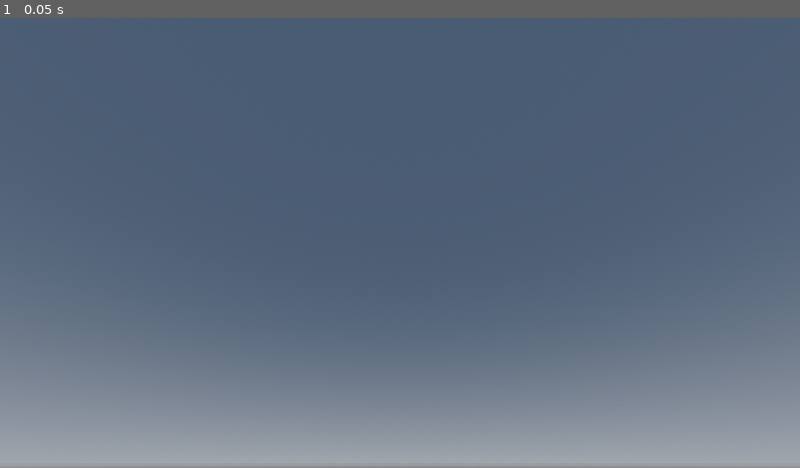
Above: before the commit, frame 1.
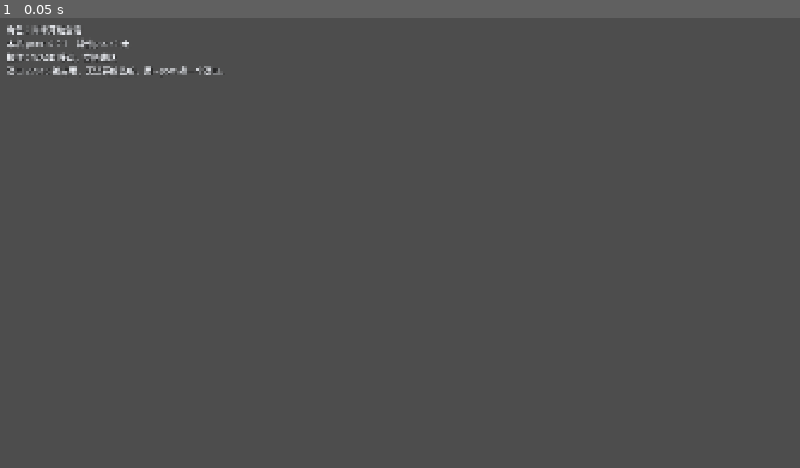
Above: after the commit, the same moment.

Repository: TCOTC/Moltenfrost
Game: Godot game, scene res://scenes/main.tscn
Two runs of this game, one before a commit and one after it. Both use one fixed random seed, a clock stepped at 60 frames per second and the inputs below.
Inputs:
- Up to frame 1 (0.05 s): no input

The runs differ from the first frame. In frame 1, 100% of the frame differs, in the area x 0-100%, y 0-100%.

Commit message:
实现联机连接层、无头服务端与角色同步骨架
联机形态：自建权威节点，主机与加入者之间用 ENet；不做单机同屏，
因此不需要处理“两人共用一套输入与一台相机”。

- scripts/net/net.gd 作为自动加载 Net，是全工程唯一直接使用 MultiplayerPeer
  的地方，其余脚本只用 multiplayer 与 Net.role，将来换传输层只需改这一个文件
- 命令行参数 --host / --join <地址> / --port，解析在 scripts/net/net_cmdline.gd
- 角色按连接的 peer 生成，位置用 MultiplayerSynchronizer 同步，相机只给本机角色
- headless 启动视为专用服务端，不生成本机角色；listen server 则由主机为自己
  生成一次，因为 peer_connected 不针对自己触发
- tools/net-smoke.mjs 无头起一个服务端与一个客户端，核对连接、角色生成
  与专用服务端语义

两真机实测（Windows 主机 + macOS 客户端，同一 Wi-Fi 网段）：一次连上，
客户端视角里主机 peer id 为 1。顺带记录四个坑：客户端 peer id 随机分配、
set_multiplayer_authority 必须放在 _enter_tree、spawn_function 不序列化，
以及全局类缓存为空时所有 class_name 都解析失败（症状像语法错，实为环境问题，
修法是跑一次 --import 重建注册表）。

Diff:
--- a/project.godot
+++ b/project.godot
@@ -15,6 +15,11 @@
 run/main_scene="res://scenes/main.tscn"
 config/features=PackedStringArray("4.7", "Forward Plus")
 config/icon="res://logo.png"
+run/flush_stdout_on_print=true
+
+[autoload]
+
+Net="*res://scripts/net/net.gd"
 
 [display]
 
@@ -25,6 +30,34 @@
 window/stretch/aspect="expand"
 window/size/mode.editor=0
 
+[input]
+
+move_forward={
+"deadzone": 0.2,
+"events": [Object(InputEventKey,"resource_local_to_scene":false,"resource_name":"","device":-1,"window_id":0,"alt_pressed":false,"shift_pressed":false,"ctrl_pressed":false,"meta_pressed":false,"pressed":false,"keycode":0,"physical_keycode":87,"key_label":0,"unicode":0,"location":0,"echo":false,"script":null)
+]
+}
+move_back={
+"deadzone": 0.2,
+"events": [Object(InputEventKey,"resource_local_to_scene":false,"resource_name":"","device":-1,"window_id":0,"alt_pressed":false,"shift_pressed":false,"ctrl_pressed":false,"meta_pressed":false,"pressed":false,"keycode":0,"physical_keycode":83,"key_label":0,"unicode":0,"location":0,"echo":false,"script":null)
+]
+}
+move_left={
+"deadzone": 0.2,
+"events": [Object(InputEventKey,"resource_local_to_scene":false,"resource_name":"","device":-1,"window_id":0,"alt_pressed":false,"shift_pressed":false,"ctrl_pressed":false,"meta_pressed":false,"pressed":false,"keycode":0,"physical_keycode":65,"key_label":0,"unicode":0,"location":0,"echo":false,"script":null)
+]
+}
+move_right={
+"deadzone": 0.2,
+"events": [Object(InputEventKey,"resource_local_to_scene":false,"resource_name":"","device":-1,"window_id":0,"alt_pressed":false,"shift_pressed":false,"ctrl_pressed":false,"meta_pressed":false,"pressed":false,"keycode":0,"physical_keycode":68,"key_label":0,"unicode":0,"location":0,"echo":false,"script":null)
+]
+}
+jump={
+"deadzone": 0.2,
+"events": [Object(InputEventKey,"resource_local_to_scene":false,"resource_name":"","device":-1,"window_id":0,"alt_pressed":false,"shift_pressed":false,"ctrl_pressed":false,"meta_pressed":false,"pressed":false,"keycode":0,"physical_keycode":32,"key_label":0,"unicode":0,"location":0,"echo":false,"script":null)
+]
+}
+
 [physics]
 
 3d/physics_engine="Jolt Physics"
--- a/scenes/main.tscn
+++ b/scenes/main.tscn
@@ -20,6 +20,12 @@
 [sub_resource type="BoxShape3D" id="BoxShape3D_1"]
 size = Vector3(20, 0.5, 20)
 
+[sub_resource type="BoxMesh" id="BoxMesh_step"]
+size = Vector3(4, 1, 4)
+
+[sub_resource type="BoxShape3D" id="BoxShape3D_step"]
+size = Vector3(4, 1, 4)
+
 [node name="Main" type="Node3D"]
 script = ExtResource("1_main")
 
@@ -30,9 +36,6 @@
 transform = Transform3D(1, 0, 0, 0, 0.5, -0.866025, 0, 0.866025, 0.5, 0, 10, 0)
 shadow_enabled = true
 
-[node name="Camera3D" type="Camera3D" parent="."]
-transform = Transform3D(1, 0, 0, 0, 0.8, -0.6, 0, 0.6, 0.8, 0, 12, 16)
-
 [node name="Ground" type="StaticBody3D" parent="."]
 
 [node name="Mesh" type="MeshInstance3D" parent="Ground"]
@@ -40,3 +43,30 @@
 
 [node name="Collision" type="CollisionShape3D" parent="Ground"]
 shape = SubResource("BoxShape3D_1")
+
+[node name="Step" type="StaticBody3D" parent="."]
+transform = Transform3D(1, 0, 0, 0, 1, 0, 0, 0, 1, -4, 0.75, -3)
+
+[node name="Mesh" type="MeshInstance3D" parent="Step"]
+mesh = SubResource("BoxMesh_step")
+
+[node name="Collision" type="CollisionShape3D" parent="Step"]
+shape = SubResource("BoxShape3D_step")
+
+[node name="Players" type="Node3D" parent="."]
+
+[node name="Spawner" type="MultiplayerSpawner" parent="Players"]
+spawn_path = NodePath("..")
+
+[node name="HUD" type="CanvasLayer" parent="."]
+
+[node name="Status" type="Label" parent="HUD"]
+offset_left = 16.0
+offset_top = 12.0
+offset_right = 1000.0
+offset_bottom = 160.0
+theme_override_colors/font_color = Color(0.97, 0.98, 1, 1)
+theme_override_colors/font_shadow_color = Color(0, 0, 0, 0.8)
+theme_override_constants/shadow_offset_x = 1
+theme_override_constants/shadow_offset_y = 1
+theme_override_font_sizes/font_size = 20
--- /dev/null
+++ b/scenes/player.tscn
@@ -0,0 +1,33 @@
+[gd_scene load_steps=4 format=3]
+
+[ext_resource type="Script" path="res://scripts/player.gd" id="1_player"]
+
+[sub_resource type="SceneReplicationConfig" id="SceneReplicationConfig_1"]
+properties/0/path = NodePath(".:position")
+properties/0/spawn = true
+properties/0/replication_mode = 1
+
+[sub_resource type="CapsuleShape3D" id="CapsuleShape3D_1"]
+radius = 0.4
+height = 1.8
+
+[sub_resource type="CapsuleMesh" id="CapsuleMesh_1"]
+radius = 0.4
+height = 1.8
+
+[node name="Player" type="CharacterBody3D"]
+script = ExtResource("1_player")
+
+[node name="Mesh" type="MeshInstance3D" parent="."]
+transform = Transform3D(1, 0, 0, 0, 1, 0, 0, 0, 1, 0, 0.9, 0)
+mesh = SubResource("CapsuleMesh_1")
+
+[node name="Collision" type="CollisionShape3D" parent="."]
+transform = Transform3D(1, 0, 0, 0, 1, 0, 0, 0, 1, 0, 0.9, 0)
+shape = SubResource("CapsuleShape3D_1")
+
+[node name="Sync" type="MultiplayerSynchronizer" parent="."]
+replication_config = SubResource("SceneReplicationConfig_1")
+
+[node name="Camera" type="Camera3D" parent="."]
+top_level = true
--- a/scripts/main.gd
+++ b/scripts/main.gd
@@ -1,22 +1,192 @@
 extends Node3D
-## 工程骨架的入口。
+## 工程入口：决定本机在本次会话里的角色，并把状态显示在 HUD 上。
 ##
-## 只做两件事：确认窗口模式符合当前生效的项目设置，并把实际分辨率打到控制台。
-## 打印这一行是为了让"是否真的用满屏幕"可核对——无头跑一次就能看到，
-## 不用靠肉眼盯着全屏画面猜。
+## 角色判定（参数解析见 scripts/net/net_cmdline.gd）：
+##   `--join <地址>`  连接到远端权威节点
+##   其余情况         开始监听，并且本机也是玩家（listen server）
+##   其中 headless    标记为专用服务端，本机不生成玩家角色
+## 也就是说"不带参数运行"等于本机开局，在编辑器里直接按运行就能调关卡与手感。
+## 目前还没有主菜单，所以默认值取最省事的那个；有菜单之后这里交给菜单决定。
 ##
 ## 关于开发期窗口化：project.godot 里写了 window/size/mode=3（全屏）与
-## window/size/mode.editor=0（窗口）。后者是特性标签覆盖，只在用编辑器程序跑的时候
+## window/size/mode.editor=0（窗口）。后者是特性标签覆盖，只在用编辑器程序运行的时候
 ## 生效——编辑器的「游戏嵌入」需要窗口模式，而导出产物的二进制不带 editor 特性，
 ## 取到的仍是全屏。所以下面用 get_setting_with_override 取值，让实际窗口状态跟上它。
 ## 注意：project.godot 里的注释在编辑器保存工程时会被删掉，说明写在这里。
 
 const MODE_SETTING := "display/window/size/mode"
+const PLAYER_SCENE := preload("res://scenes/player.tscn")
+## 生成位置沿一个圆均匀分布。槽位由服务端分配，因此不会出现两人重叠在同一个点。
+const SPAWN_SLOTS := 6
+const SPAWN_RADIUS := 4.0
+
+@onready var _players: Node3D = $Players
+@onready var _spawner: MultiplayerSpawner = $Players/Spawner
+@onready var _status: Label = $HUD/Status
+
+var _port: int = 0
+var _notice: String = ""
+## peer id 到槽位的对应，只在服务端维护。
+var _slots: Dictionary = {}
 
 
 func _ready() -> void:
 	_ensure_window_mode()
 	_report_display()
+
+	# 生成函数必须在任何生成请求之前设好。接收端要用它重建节点，
+	# 而引擎把它标为不序列化，所以不能写在场景文件里，只能在这里赋。
+	_spawner.spawn_function = _instantiate_player
+
+	multiplayer.peer_connected.connect(_on_peer_connected)
+	multiplayer.peer_disconnected.connect(_on_peer_disconnected)
+	Net.hosting_started.connect(_on_hosting_started)
+	Net.join_succeeded.connect(_on_join_succeeded)
+	Net.join_failed.connect(_on_join_failed)
+	Net.server_left.connect(_on_server_left)
+
+	_start_session()
+
+
+func _start_session() -> void:
+	var opts := NetCmdline.from_process()
+	_port = int(opts.get("port", Net.DEFAULT_PORT))
+
+	if opts.has("join"):
+		var address := String(opts["join"])
+		_set_notice("正在连接 %s:%d …" % [address, _port])
+		Net.join(address, _port)
+		return
+
+	# 没有 --join 就都当主机。headless 下没有窗口，也就没有本机玩家。
+	var dedicated := DisplayServer.get_name() == "headless"
+	if Net.host(_port, dedicated) != OK:
+		_set_notice("端口 %d 被占用，无法开始监听。用 --port 换一个端口。" % _port)
+		return
+	# 主机自己也是一个玩家，除非本次是无头的专用服务端。
+	# 本机是否为玩家只取决于运行模式，与它是权威节点这一点无关。
+	if not dedicated:
+		_spawn_player(Net.local_id())
+
+
+# ---------------------------------------------------------------- 玩家名单
+
+func _on_peer_connected(id: int) -> void:
+	print("[session] peer %d 已连接" % id)
+	# 只有服务端负责生成角色，其余 peer 等生成包到达即可。
+	if Net.is_server():
+		_spawn_player(id)
+	_refresh_status()
+
+
+func _on_peer_disconnected(id: int) -> void:
+	print("[session] peer %d 已断开" % id)
+	# 同样只有服务端负责销毁；这次销毁由 MultiplayerSpawner 同步给其余 peer。
+	if Net.is_server():
+		_slots.erase(id)
+		var player := _players.get_node_or_null(_peer_node_name(id))
+		if player != null:
+			player.queue_free()
+	_refresh_status()
+
+
+## MultiplayerSpawner 的生成函数。各端都会用同一份参数调用它，
+## 因此 peer id 与槽位随生成包一起送达，不必再从节点名反推。
+## 注意这里只能依赖入参：各端要得出同一棵节点树，所以不能引用本机的临时状态。
+func _instantiate_player(data: Variant) -> Node:
+	var info: Dictionary = {}
+	if data is Dictionary:
+		info = data
+	var id := int(info.get("id", 1))
+	var player := PLAYER_SCENE.instantiate() as Player
+	# 名字在同一父节点下必须唯一且合法：引擎用它在接收端重建同名节点，
+	# 而以 `@` 开头的自动生成名会被拒绝。
+	player.name = _peer_node_name(id)
+	player.peer_id = id
+	player.position = _slot_position(int(info.get("slot", 0)))
+	return player
+
+
+func _spawn_player(id: int) -> void:
+	if _players.has_node(_peer_node_name(id)):
+		return
+	_spawner.spawn({"id": id, "slot": _allocate_slot(id)})
+	print("[session] 生成玩家 %d" % id)
+
+
+## 取当前未被占用的最小槽位。只在服务端调用，然后随生成参数告知各端。
+func _allocate_slot(id: int) -> int:
+	var taken: Dictionary = {}
+	for slot in _slots.values():
+		taken[slot] = true
+	var slot := 0
+	while taken.has(slot):
+		slot += 1
+	_slots[id] = slot
+	return slot
+
+
+func _slot_position(slot: int) -> Vector3:
+	var angle := TAU * float(slot) / float(SPAWN_SLOTS)
+	return Vector3(sin(angle) * SPAWN_RADIUS, 1.0, cos(angle) * SPAWN_RADIUS)
+
+
+func _peer_node_name(id: int) -> String:
+	return "p%d" % id
+
+
+# ---------------------------------------------------------------- 状态显示
+
+func _on_hosting_started(p_port: int) -> void:
+	print("[session] %s，监听 UDP %d" % ["专用服务端" if Net.is_dedicated() else "主机", p_port])
+	_refresh_status()
+
+
+func _on_join_succeeded() -> void:
+	print("[session] 已连接到主机")
+	_set_notice("已连接到主机，等待服务端生成本机角色")
+
+
+func _on_join_failed() -> void:
+	print("[session] 连接失败")
+	_set_notice("连接失败。核对地址与端口，并确认主机侧防火墙放行了该 UDP 端口。")
+
+
+func _on_server_left() -> void:
+	print("[session] 与主机断开")
+	_set_notice("与主机断开。")
+
+
+func _set_notice(text: String) -> void:
+	_notice = text
+	_refresh_status()
+
+
+func _refresh_status() -> void:
+	var lines := PackedStringArray()
+	match Net.role:
+		Net.Role.SERVER:
+			var kind := "专用服务端" if Net.is_dedicated() else "主机（本机也是玩家）"
+			lines.append("角色：%s，监听 UDP %d" % [kind, _port])
+		Net.Role.CLIENT:
+			lines.append("角色：客户端，已连接 UDP %d" % _port)
+		_:
+			lines.append("角色：尚未开始会话")
+	lines.append("本机 peer id：%d    其他 peer：%s" % [Net.local_id(), _describe_peers()])
+	lines.append("操作：WASD 移动，空格跳跃")
+	if not _notice.is_empty():
+		lines.append(_notice)
+	_status.text = "\n".join(lines)
+
+
+func _describe_peers() -> String:
+	var ids := multiplayer.get_peers()
+	if ids.is_empty():
+		return "无"
+	var parts := PackedStringArray()
+	for id in ids:
+		parts.append(str(id))
+	return ", ".join(parts)
 
 
 func _ensure_window_mode() -> void:
--- /dev/null
+++ b/scripts/net/net.gd
@@ -0,0 +1,116 @@
+extends Node
+## 联机连接层，以自动加载（autoload）的形式提供为全局单例 `Net`。
+##
+## 整个工程里只有这个文件直接使用具体的 MultiplayerPeer 实现，其余脚本一律通过
+## multiplayer 与 Net.role / Net.is_server() 工作。这样分开是为了将来更换传输层时
+## 只改这一个文件：自建服务端（当前的 ENet 直连）、Steam 数据报中继、EOS P2P
+## 都共用同一套上层同步代码（@rpc、MultiplayerSpawner、MultiplayerSynchronizer）。
+##
+## 关于"权威节点放在哪"：本项目没有公网入口，两台开发机与大多数玩家一样无法接受入站连接，
+## 因此最终形态是自建的权威服务端（见 memory/networking.md）。本文件的接口按
+## "本机可能是服务端，也可能只是客户端"来设计，不假设存在本机玩家。
+
+enum Role {
+	OFFLINE, ## 尚未开始会话。
+	SERVER, ## 本机是权威节点。headless 启动时没有本机玩家。
+	CLIENT, ## 本机连接到远端权威节点。
+}
+
+const DEFAULT_PORT := 27015
+## 双人协作，留出余量便于调试时多开实例。
+const MAX_CLIENTS := 4
+
+signal hosting_started(port: int)
+signal join_succeeded()
+signal join_failed()
+signal server_left()
+
+var role: Role = Role.OFFLINE
+var port: int = DEFAULT_PORT
+
+var _peer: MultiplayerPeer = null
+var _dedicated: bool = false
+
+
+func _ready() -> void:
+	# 这些信号一经连接就长期有效：没有 peer 时它们不会触发。
+	multiplayer.connected_to_server.connect(_on_connected_to_server)
+	multiplayer.connection_failed.connect(_on_connection_failed)
+	multiplayer.server_disconnected.connect(_on_server_disconnected)
+
+
+## 本机是否为权威节点。
+## 不能改用 multiplayer.is_server()：没有 peer 时它同样返回 true，
+## 于是无法区分"还没开始会话"与"正在监听"。
+func is_server() -> bool:
+	return role != Role.CLIENT
+
+
+## 本机是否为专用服务端，也就是本机没有玩家角色。
+func is_dedicated() -> bool:
+	return _dedicated
+
+
+## 本机的 peer id。离线时为 1，与 Godot 对服务端的约定一致。
+func local_id() -> int:
+	if _peer == null:
+		return 1
+	return multiplayer.get_unique_id()
+
+
+## 开始监听。绑定地址用默认的通配符，因此环回与局域网网卡同时生效：
+## 同一台机器上的第二个实例连 127.0.0.1，局域网内其他设备连内网 IP，都不需要额外配置。
+func host(p_port: int = DEFAULT_PORT, p_dedicated: bool = false) -> Error:
+	var peer := ENetMultiplayerPeer.new()
+	var err := peer.create_server(p_port, MAX_CLIENTS)
+	if err != OK:
+		push_error("端口 %d 无法监听：%s" % [p_port, error_string(err)])
+		return err
+	_peer = peer
+	multiplayer.multiplayer_peer = peer
+	role = Role.SERVER
+	_dedicated = p_dedicated
+	port = p_port
+	hosting_started.emit(p_port)
+	return OK
+
+
+## 连接到远端权威节点。
+## 注意 ENet 在创建客户端时不会立刻判断目标是否可达，真正失败要等 connection_failed 信号，
+## 所以调用方必须连那个信号，不能只看本函数的返回值。
+func join(address: String, p_port: int = DEFAULT_PORT) -> Error:
+	var peer := ENetMultiplayerPeer.new()
+	var err := peer.create_client(address, p_port)
+	if err != OK:
+		push_error("无法连接 %s:%d：%s" % [address, p_port, error_string(err)])
+		return err
+	_peer = peer
+	multiplayer.multiplayer_peer = peer
+	role = Role.CLIENT
+	_dedicated = false
+	port = p_port
+	return OK
+
+
+## 结束会话，回到未开始状态。
+func close() -> void:
+	if _peer != null:
+		_peer.close()
+	_peer = null
+	multiplayer.multiplayer_peer = null
+	role = Role.OFFLINE
+	_dedicated = false
+
+
+func _on_connected_to_server() -> void:
+	join_succeeded.emit()
+
+
+func _on_connection_failed() -> void:
+	close()
+	join_failed.emit()
+
+
+func _on_server_disconnected() -> void:
+	close()
+	server_left.emit()
--- /dev/null
+++ b/scripts/net/net_cmdline.gd
@@ -0,0 +1,50 @@
+class_name NetCmdline
+extends RefCounted
+## 联机相关的命令行参数解析。
+##
+## 单独成一个文件是为了让启动流程与网络层都不必关心参数从哪来：
+## scripts/main.gd 只问一次"本机该当主机还是客户端"。
+##
+## 推荐写法是把自定义参数放在 `--` 之后，交给 OS.get_cmdline_user_args()：
+##   godot --headless --path . -- --host --port 27015
+## 但直接写在引擎参数里也接受。`--host` 这类名字不与引擎自带参数冲突，
+## 而未识别的参数引擎会忽略（官方文档明确写了不会给出任何提示），
+## 所以两种写法都扫一遍，后扫到的覆盖先扫到的。
+
+
+## 读取本进程的命令行，返回形如 {"host": true, "join": "1.2.3.4", "port": 27015} 的字典。
+## 没有出现的键即代表没有传该参数。
+static func from_process() -> Dictionary:
+	var opts := parse(OS.get_cmdline_args())
+	opts.merge(parse(OS.get_cmdline_user_args()), true)
+	return opts
+
+
+## 解析一个参数数组。取值缺失或格式不对时报告错误，并跳过该参数。
+static func parse(args: PackedStringArray) -> Dictionary:
+	var opts := {}
+	var i := 0
+	while i < args.size():
+		match args[i]:
+			"--host":
+				opts["host"] = true
+			"--join":
+				var address := _value_at(args, i + 1)
+				if address.is_empty():
+					push_error("--join 后面需要接一个地址，例如 --join 192.168.1.20")
+				else:
+					opts["join"] = address
+					i += 1
+			"--port":
+				var raw := _value_at(args, i + 1)
+				if not raw.is_valid_int():
+					push_error("--port 需要接一个整数端口号，收到：%s" % raw)
+				else:
+					opts["port"] = int(raw)
+					i += 1
+		i += 1
+	return opts
+
+
+static func _value_at(args: PackedStringArray, index: int) -> String:
+	return args[index] if index < args.size() else ""
--- /dev/null
+++ b/scripts/player.gd
@@ -0,0 +1,79 @@
+class_name Player
+extends CharacterBody3D
+## 玩家角色。
+##
+## 移动由本机权威判定：谁的角色谁模拟，因此操作手感与网络延迟无关。
+## 这里是有意如此选择的——第 2 阶段的目标是验证双元素协同的手感，
+## 若现在就让服务端模拟玩家移动，本地必须同时实现客户端预测与位置回滚，
+## 那是 netfox 一类方案覆盖的范围（设计文档 4.3）。附带说明：一旦引入
+## 需要服务端判定的内容（推箱、可旋转平台、机关），那些物体改成服务端权威，
+## 届时玩家移动是否一并改为"上报输入 + 服务端模拟"要等网络损伤测试的结果再定。
+##
+## 角色本身是胶囊体，绕 Y 轴旋转不可见，所以当前只同步位置。
+
+const MOVE_SPEED := 6.0
+const JUMP_VELOCITY := 5.0
+const GRAVITY := 18.0
+## 相机相对角色的固定偏移。相机设了 top_level，因而它不随角色旋转，
+## 角色加上转动之后也不需要在这里做补偿。
+const CAMERA_OFFSET := Vector3(0.0, 9.0, 9.0)
+
+## 仅用于双人测试时分清谁是谁，正式的角色美术与元素表现另做。
+const MOLTEN_COLOR := Color(1.0, 0.42, 0.12)
+const FROST_COLOR := Color(0.36, 0.82, 0.98)
+
+## 由 MultiplayerSpawner 的生成函数写入，各方取到的是同一个值。
+var peer_id: int = 1
+
+var _local: bool = false
+
+@onready var _mesh: MeshInstance3D = $Mesh
+@onready var _camera: Camera3D = $Camera
+
+
+func _enter_tree() -> void:
+	# 权限必须在这里设置，不能等到 _ready()。原因在引擎一侧：
+	# 接收方会在远端生成包到达的同一帧里应用初始同步状态，而那一刻它要求节点的
+	# 多人权限已经等于发起方（SceneReplicationInterface::on_replication_start 里有这个判断）。
+	# 权限本身不随生成包传输，因此各端必须各自得到同一个值——
+	# 这里用的是生成函数收到的 peer_id，各端由同一份数据推导，结论必然一致。
+	set_multiplayer_authority(peer_id)
+
+
+func _ready() -> void:
+	_local = peer_id == multiplayer.get_unique_id()
+	_apply_element_color()
+	# 只有本机的角色参与模拟与取景，远端角色只接收同步过来的位置。
+	set_physics_process(_local)
+	set_process(_local)
+	_camera.current = _local
+	print("[player] %s角色 peer=%d 已就位" % ["本机" if _local else "远端", peer_id])
+
+
+func _physics_process(delta: float) -> void:
+	if not is_on_floor():
+		velocity.y -= GRAVITY * delta
+	elif Input.is_action_just_pressed("jump"):
+		velocity.y = JUMP_VELOCITY
+
+	var direction := Vector3(
+		Input.get_axis("move_left", "move_right"),
+		0.0,
+		Input.get_axis("move_forward", "move_back"),
+	)
+	velocity.x = direction.x * MOVE_SPEED
+	velocity.z = direction.z * MOVE_SPEED
+	move_and_slide()
+
+
+func _process(_delta: float) -> void:
+	# 相机用全局坐标定位，所以它只跟随角色的位置，不跟随角色的转动。
+	_camera.global_position = global_position + CAMERA_OFFSET
+	_camera.look_at(global_position + Vector3.UP * 1.2, Vector3.UP)
+
+
+func _apply_element_color() -> void:
+	var material := StandardMaterial3D.new()
+	# 一号位是「熔」，其余是「霜」。每个实例各建一份材质，避免相互影响。
+	material.albedo_color = MOLTEN_COLOR if peer_id == 1 else FROST_COLOR
+	_mesh.material_override = material
Not shown: 1 places in scenes/main.tscn that only renumber resources
Not shown, added: scripts/net/net.gd.uid
Not shown, added: scripts/net/net_cmdline.gd.uid
Not shown, added: scripts/player.gd.uid
Not shown, changed: AGENTS.md
Not shown, changed: docs/熔霜-游戏设计文档.md
Not shown, changed: memory/godot-notes.md
Not shown, added: memory/networking.md
